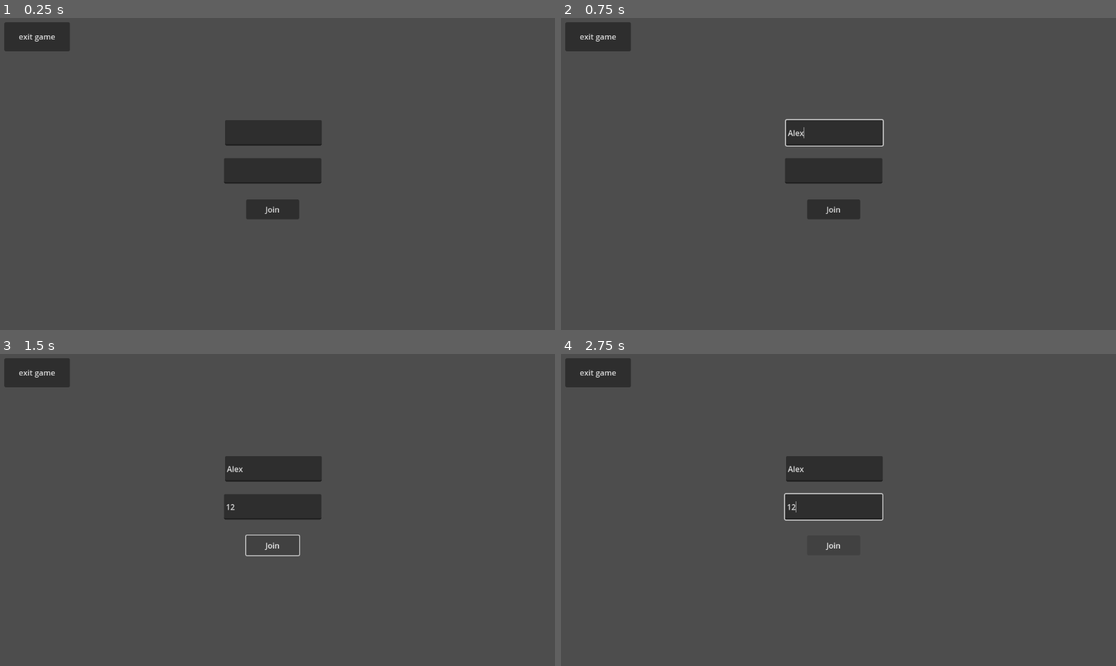
Above: before the commit, frames 1-4 (two rows, left to right).
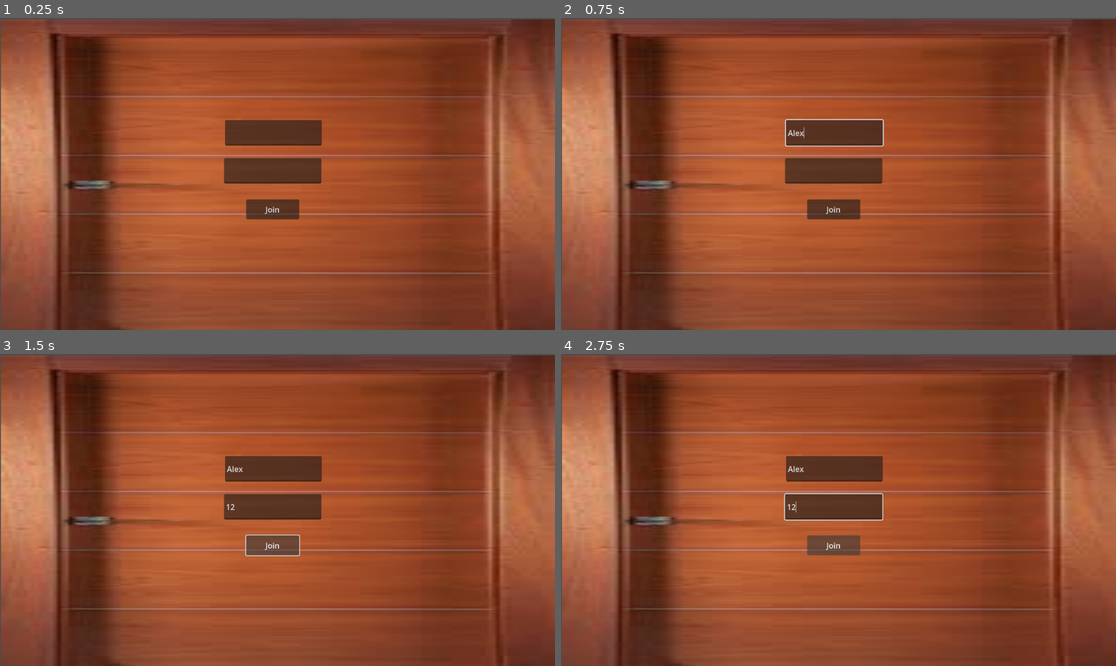
Above: after the commit, the same moments.

Repository: nowisf/Godot-with-sockets
Game: Godot game, scene res://Game.tscn
The game is run twice, just before and just after one commit, with the same random seed, the same clock (stepped at 60 frames per second) and the same inputs. The engine's default icon, where the game draws it, is replaced by a stand-in: a white triangle on a blue panel in a dark square.
Inputs (mouse positions are in pixels of both pictures, inside the frame that each line leads up to):
- Up to frame 1 (0.25 s): no input
- Up to frame 2 (0.75 s): click (832, 133) at 0.52 s; type "Alex" at 0.6 s
- Up to frame 3 (1.5 s): click (271, 506) at 0.75 s; type "12" at 0.83 s; click "Join" at 1.25 s
- Up to frame 4 (2.75 s): hold Right (ui_right) from 2.03 s (still down); hold Up (ui_up) from 2.03 s (still down)

The runs differ from the first frame. In frame 1, 99% of the frame differs, in the area x 0-100%, y 0-100%; in frame 2, 99%; in frame 3, 99%; in frame 4, 99%.

Commit message:
union con 'climb'

Diff:
--- a/client/Enemy.tscn
+++ b/client/Enemy.tscn
@@ -1,17 +1,19 @@
 [gd_scene load_steps=3 format=3 uid="uid://bop115y1mpoke"]
 
-[ext_resource type="Texture2D" uid="uid://btq71f4ktrakc" path="res://icon.png" id="1"]
+[ext_resource type="Texture2D" uid="uid://ddhexw81q27ce" path="res://pelota.png" id="1_ph10l"]
 
-[sub_resource type="RectangleShape2D" id="1"]
-size = Vector2(65.068, 65.031)
+[sub_resource type="CircleShape2D" id="CircleShape2D_41gm0"]
+radius = 34.0
 
 [node name="Enemy" type="Node2D"]
 
 [node name="StaticBody2D" type="StaticBody2D" parent="."]
 
 [node name="CollisionShape2D" type="CollisionShape2D" parent="StaticBody2D"]
-shape = SubResource("1")
+shape = SubResource("CircleShape2D_41gm0")
 
-[node name="Sprite2D" type="Sprite2D" parent="."]
+[node name="Sprite2D" type="Sprite2D" parent="StaticBody2D"]
+position = Vector2(-3.65219e-12, -9.53674e-07)
 rotation = 3.14159
-texture = ExtResource("1")
+scale = Vector2(0.31, 0.31)
+texture = ExtResource("1_ph10l")
--- a/client/Game.gd
+++ b/client/Game.gd
@@ -6,7 +6,6 @@
 var websocket_connected = false
 var is_authenticated = false
 
-var ultima_posicion_enviada
 
 var auth_data = {
 	"type": "auth",
@@ -32,6 +31,7 @@
 
 func _closed():
 	print("connection closed")
+	$Player/Camera2D.enabled = false
 	websocket_connected = false
 	is_authenticated = false
 	$Player.hide()
@@ -39,6 +39,7 @@
 
 func _connected():
 	print("connected to host")
+	$Player/Camera2D.enabled = true
 	websocket_connected = true
 	# Send authentication data immediately after connection
 	var json_string = JSON.stringify(auth_data)
--- a/client/Game.tscn
+++ b/client/Game.tscn
@@ -1,37 +1,59 @@
-[gd_scene load_steps=5 format=3 uid="uid://cxtys6bi4p04r"]
+[gd_scene load_steps=7 format=3 uid="uid://cxtys6bi4p04r"]
 
 [ext_resource type="Script" path="res://Game.gd" id="1"]
-[ext_resource type="Texture2D" uid="uid://btq71f4ktrakc" path="res://icon.png" id="2"]
-[ext_resource type="Script" path="res://Player.gd" id="3"]
+[ext_resource type="Script" path="res://bola.gd" id="2_e5hk1"]
+[ext_resource type="Texture2D" uid="uid://ddhexw81q27ce" path="res://pelota.png" id="3_gcext"]
+[ext_resource type="Texture2D" uid="uid://dc1en22l6uvbd" path="res://puerta.jpg" id="4_wpskf"]
 
-[sub_resource type="RectangleShape2D" id="1"]
-size = Vector2(65.3168, 65.653)
+[sub_resource type="CircleShape2D" id="CircleShape2D_h7kkq"]
+radius = 34.0
+
+[sub_resource type="RectangleShape2D" id="RectangleShape2D_w61m5"]
+size = Vector2(148, 340)
 
 [node name="Game" type="Node2D"]
 script = ExtResource("1")
 
 [node name="Player" type="CharacterBody2D" parent="."]
-position = Vector2(200, 200)
-script = ExtResource("3")
+position = Vector2(579, 163)
+floor_max_angle = 0.802851
+script = ExtResource("2_e5hk1")
+JUMP_VELOCITY = -500.0
+metadata/_edit_group_ = true
+
+[node name="Pelota" type="Sprite2D" parent="Player"]
+rotation = 6.28319
+scale = Vector2(0.305, 0.305)
+texture = ExtResource("3_gcext")
 
 [node name="CollisionShape2D" type="CollisionShape2D" parent="Player"]
-shape = SubResource("1")
+shape = SubResource("CircleShape2D_h7kkq")
 
-[node name="Sprite2D" type="Sprite2D" parent="Player"]
-texture = ExtResource("2")
+[node name="Camera2D" type="Camera2D" parent="Player"]
+enabled = false
 
-[node name="Button" type="Button" parent="."]
-offset_left = 9.0
-offset_top = 9.0
-offset_right = 145.0
-offset_bottom = 69.0
-text = "exit game"
+[node name="StaticBody2D" type="StaticBody2D" parent="."]
+position = Vector2(561, 573)
+metadata/_edit_group_ = true
+
+[node name="Puerta" type="Sprite2D" parent="StaticBody2D"]
+position = Vector2(0, 8.9407e-07)
+scale = Vector2(1, 0.997067)
+texture = ExtResource("4_wpskf")
+
+[node name="CollisionShape2D" type="CollisionShape2D" parent="StaticBody2D"]
+shape = SubResource("RectangleShape2D_w61m5")
 
 [node name="LoginUI" type="Control" parent="."]
 layout_mode = 3
 anchors_preset = 0
 offset_right = 1153.0
 offset_bottom = 645.0
+
+[node name="Puerta" type="Sprite2D" parent="LoginUI"]
+position = Vector2(578, 327.5)
+scale = Vector2(7.78378, 1.90323)
+texture = ExtResource("4_wpskf")
 
 [node name="UsernameInput" type="LineEdit" parent="LoginUI"]
 layout_mode = 0
@@ -56,5 +78,4 @@
 text = "Join"
 
 [connection signal="me_movi" from="Player" to="." method="_on_player_me_movi"]
-[connection signal="pressed" from="Button" to="." method="_on_Button_pressed"]
 [connection signal="pressed" from="LoginUI/LoginButton" to="." method="_on_login_button_pressed"]
--- /dev/null
+++ b/client/bola.gd
@@ -0,0 +1,57 @@
+extends CharacterBody2D
+@export var id: int = 0
+
+@export var speed = 300.0
+@export var JUMP_VELOCITY = -400.0
+@export var bounce_strength: float = 0.5
+@export var rotation_speed: float = 5.0
+
+
+
+signal me_movi()
+
+func _physics_process(delta: float) -> void:
+	var posicionInicial = position
+
+
+
+	# Add the gravity.
+	if not is_on_floor():
+		velocity += get_gravity() * delta
+
+	# Handle jump.
+	if Input.is_action_just_pressed("ui_accept") and is_on_floor():
+		velocity.y = JUMP_VELOCITY
+
+	# Get the input direction and handle the movement/deceleration.
+	# As good practice, you should replace UI actions with custom gameplay actions.
+	var direction := Input.get_axis("ui_left", "ui_right")
+	if direction:
+		velocity.x = direction * speed
+	else:
+		velocity.x = move_toward(velocity.x, 0, speed)
+	move_and_slide()
+
+	if posicionInicial != position:
+		me_movi.emit()
+
+
+
+
+
+
+#
+#func get_input():
+	#var direction = Vector2()
+	#var posicionInicial = position
+	#if Input.is_action_pressed("ui_right"):
+		#direction.x += 1
+	#if Input.is_action_pressed('ui_left'):
+		#direction.x -= 1
+	#if Input.is_action_pressed('ui_down'):
+		#direction.y += 1
+	#if Input.is_action_pressed('ui_up'):
+		#direction.y -= 1
+	#velocity = direction.normalized() * speed
+#
+	#
--- /dev/null
+++ b/client/node_2d.tscn
@@ -0,0 +1,87 @@
+[gd_scene load_steps=10 format=3 uid="uid://bag7nn77pfrw3"]
+
+[ext_resource type="Texture2D" uid="uid://dc1en22l6uvbd" path="res://puerta.jpg" id="1_im80e"]
+[ext_resource type="Texture2D" uid="uid://ddhexw81q27ce" path="res://pelota.png" id="2_cqahx"]
+[ext_resource type="Script" path="res://bola.gd" id="2_rvb1a"]
+[ext_resource type="Script" path="res://Player.gd" id="4_btvio"]
+[ext_resource type="Texture2D" uid="uid://btq71f4ktrakc" path="res://icon.png" id="5_hgq1i"]
+
+[sub_resource type="CircleShape2D" id="CircleShape2D_1t7xp"]
+radius = 34.0
+
+[sub_resource type="RectangleShape2D" id="RectangleShape2D_0eci5"]
+size = Vector2(148, 340)
+
+[sub_resource type="PhysicsMaterial" id="PhysicsMaterial_twd7r"]
+friction = 0.0
+
+[sub_resource type="RectangleShape2D" id="RectangleShape2D_q2sud"]
+size = Vector2(65.3168, 65.653)
+
+[node name="Node2D" type="Node2D"]
+
+[node name="bola" type="CharacterBody2D" parent="."]
+position = Vector2(579, 163)
+floor_max_angle = 0.802851
+script = ExtResource("2_rvb1a")
+JUMP_VELOCITY = -500.0
+metadata/_edit_group_ = true
+
+[node name="Pelota" type="Sprite2D" parent="bola"]
+rotation = 6.28319
+scale = Vector2(0.305, 0.305)
+texture = ExtResource("2_cqahx")
+
+[node name="CollisionShape2D" type="CollisionShape2D" parent="bola"]
+shape = SubResource("CircleShape2D_1t7xp")
+
+[node name="StaticBody2D" type="StaticBody2D" parent="."]
+position = Vector2(561, 573)
+metadata/_edit_group_ = true
+
+[node name="Puerta" type="Sprite2D" parent="StaticBody2D"]
+position = Vector2(0, 8.9407e-07)
+scale = Vector2(1, 0.997067)
+texture = ExtResource("1_im80e")
+
+[node name="CollisionShape2D" type="CollisionShape2D" parent="StaticBody2D"]
+shape = SubResource("RectangleShape2D_0eci5")
+
+[node name="StaticBody2D2" type="StaticBody2D" parent="."]
+position = Vector2(233, 437)
+rotation = 1.99771
+physics_material_override = SubResource("PhysicsMaterial_twd7r")
+metadata/_edit_group_ = true
+
+[node name="Puerta" type="Sprite2D" parent="StaticBody2D2"]
+position = Vector2(0, 8.9407e-07)
+scale = Vector2(1, 0.997067)
+texture = ExtResource("1_im80e")
+
+[node name="CollisionShape2D" type="CollisionShape2D" parent="StaticBody2D2"]
+shape = SubResource("RectangleShape2D_0eci5")
+
+[node name="StaticBody2D3" type="StaticBody2D" parent="."]
+position = Vector2(729, 523)
+metadata/_edit_group_ = true
+
+[node name="Puerta" type="Sprite2D" parent="StaticBody2D3"]
+position = Vector2(0, 8.9407e-07)
+scale = Vector2(1, 0.997067)
+texture = ExtResource("1_im80e")
+
+[node name="CollisionShape2D" type="CollisionShape2D" parent="StaticBody2D3"]
+shape = SubResource("RectangleShape2D_0eci5")
+
+[node name="Player" type="CharacterBody2D" parent="."]
+position = Vector2(200, 200)
+script = ExtResource("4_btvio")
+
+[node name="Camera2D" type="Camera2D" parent="Player"]
+enabled = false
+
+[node name="CollisionShape2D" type="CollisionShape2D" parent="Player"]
+shape = SubResource("RectangleShape2D_q2sud")
+
+[node name="Sprite2D" type="Sprite2D" parent="Player"]
+texture = ExtResource("5_hgq1i")
Not shown, changed: client/export_presets.cfg
Binary file added: client/pelota.png
Not shown, added: client/pelota.png.import
Binary file added: client/puerta.jpg
Not shown, added: client/puerta.jpg.import
Not shown, changed: client/index.html
Not shown, changed: client/index.pck
Not shown, changed: server/game.db-wal
